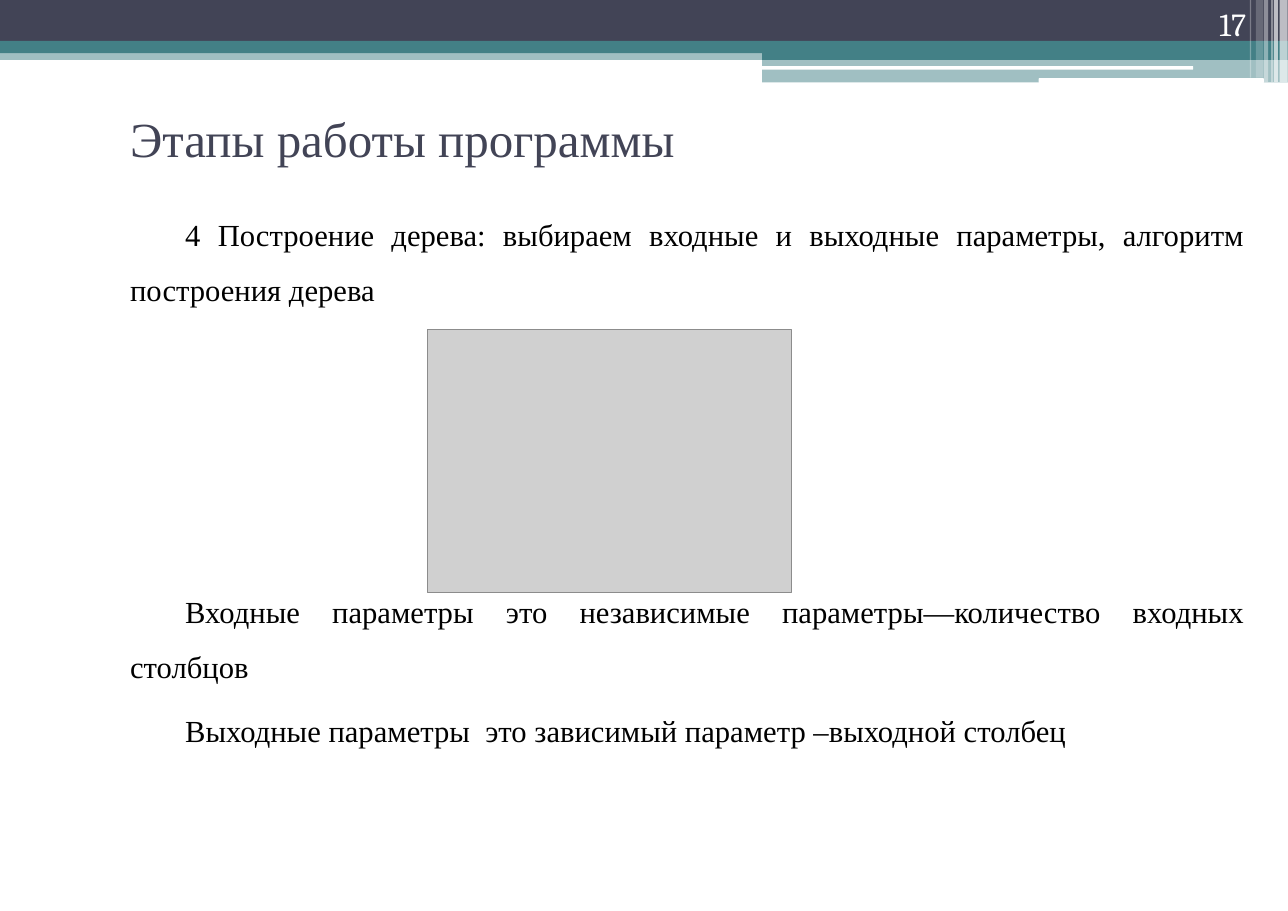
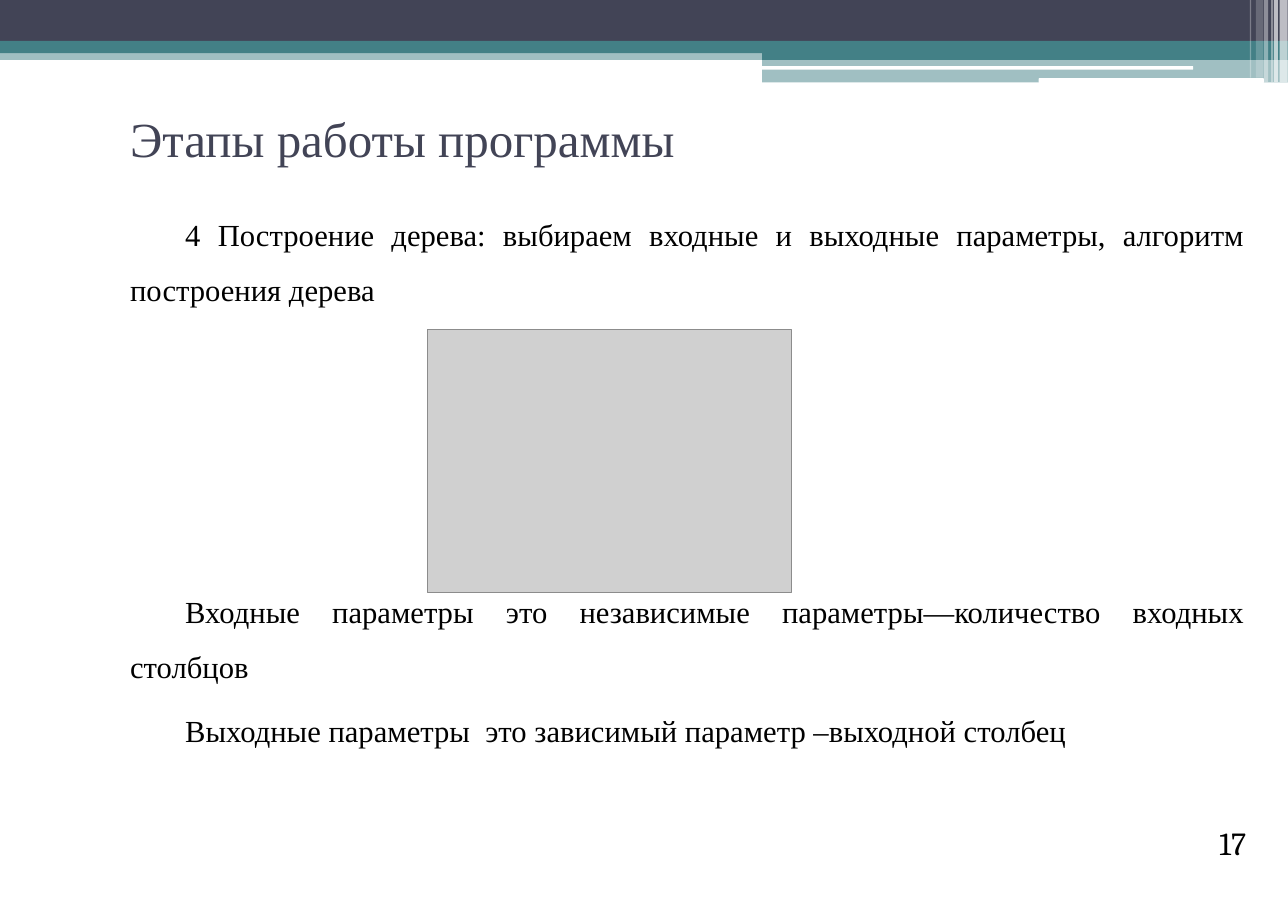
Before and after one commit to geper/DOC_decision_trees, a slide deck: slide 17 of Prezent.pptx. Drawn at 1288x911 pixels with LibreOffice and Linux fonts; fonts in the diff are those of the drawing; grey boxes stand for pictures. Boxes give left, top, right and bottom in pixels: in the first picture for what was removed or moved away, otherwise in the second. Text is boxed around its words. In the diff, an @@ line names an element or a change of style, - is before the commit and + after.

```diff
--- a/Prezent.pptx
+++ b/Prezent.pptx
@@ page number: place and size @@
-page number at (1219,14,1246,43)
+page number at (1219,833,1246,856)
@@ page number at (1219,833,1246,856): text colour #FFFFFF to #000000 @@
```
Also in this commit, not shown: 19 other slides changed.
